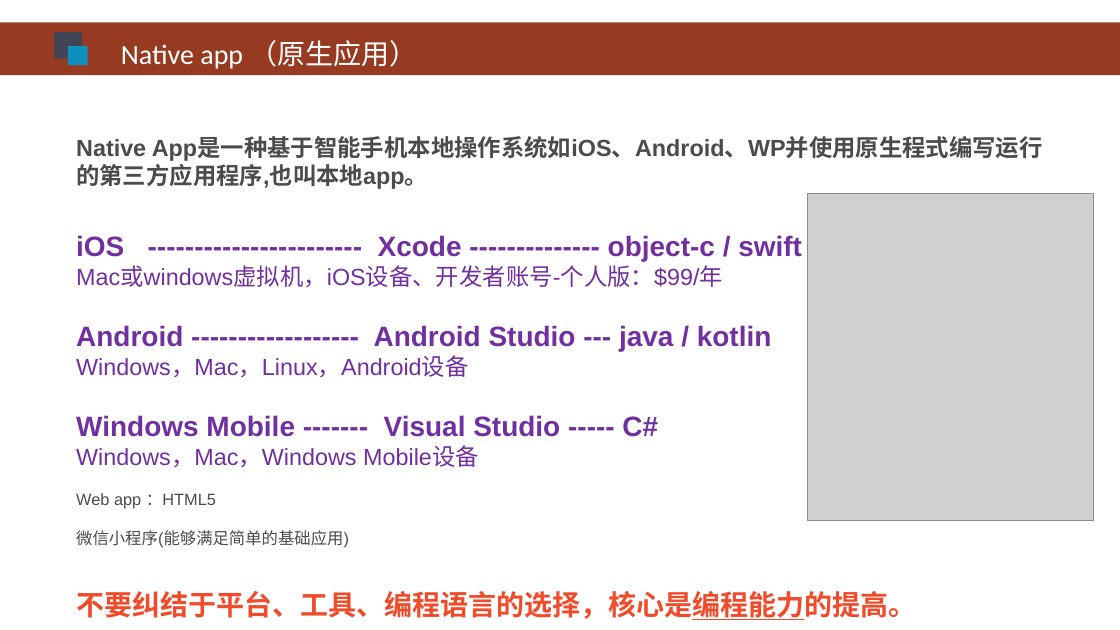
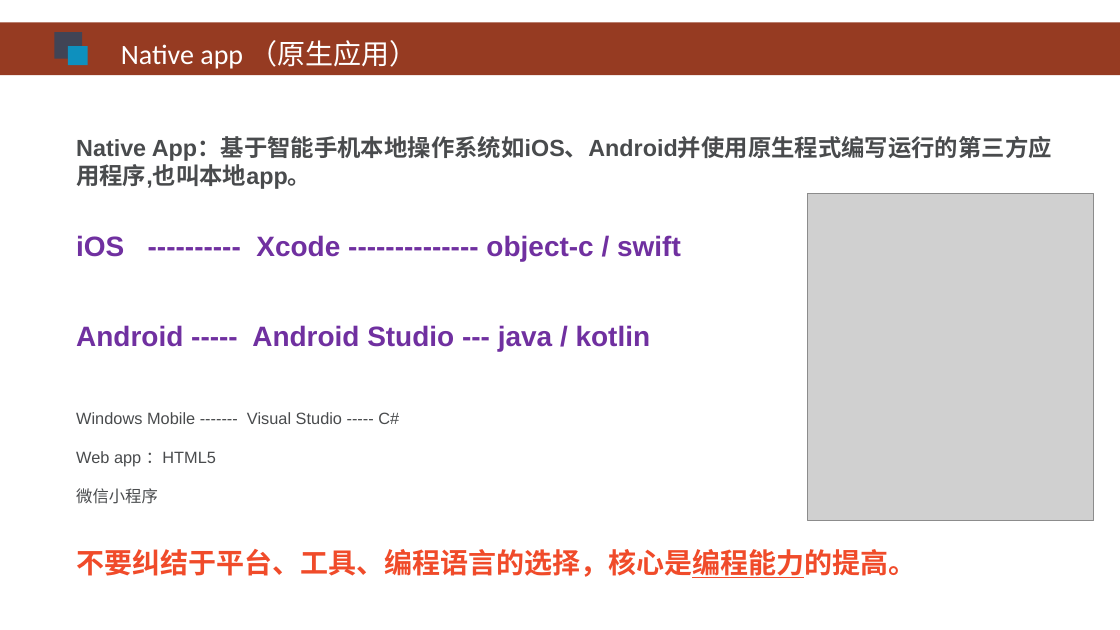
Before and after one commit to HBU/Android-PPT, a slide deck: slide 6 of 00.0 -- 移动开发 -- 第00章.ppt (slide 7 before the commit). Drawn at 1120x630 pixels with LibreOffice and Linux fonts; fonts in the diff are those of the drawing; grey boxes stand for pictures; background and template pictures are left out. Boxes give left, top, right and bottom in pixels: in the first picture for what was removed or moved away, otherwise in the second. Text is boxed around its words. In the diff, an @@ line names an element or a change of style, - is before the commit and + after.

```diff
--- a/00.0 -- 移动开发 -- 第00章.ppt
+++ b/00.0 -- 移动开发 -- 第00章.ppt
@@ text at (x1=76, y1=138, x2=1052, y2=351): text changed; size 20 to 24 pt @@
-Native App是一种基于智能手机本地操作系统如iOS、Android、WP并使用原生程式编写运行的第三方应用程序,也叫本地app。
-iOS ----------------------- Xcode -------------- object-c / swift
-Mac或windows虚拟机，iOS设备、开发者账号-个人版：$99/年
-Android ------------------ Android Studio --- java / kotlin
-Windows，Mac，Linux，Android设备
+Native App：基于智能手机本地操作系统如iOS、Android并使用原生程式编写运行的第三方应用程序,也叫本地app。
+iOS ---------- Xcode -------------- object-c / swift
+Android ----- Android Studio --- java / kotlin
@@ text at (x1=76, y1=412, x2=399, y2=424): size 24 to 14 pt, text colour #7030A0 to #494B4D, bold off in "Windows Mobile ------- Visual Studio ----- C#" @@
@@ text at (x1=76, y1=446, x2=479, y2=467): paragraph removed @@
-Windows，Mac，Windows Mobile设备
@@ text at (x1=76, y1=488, x2=158, y2=504): text changed @@
-微信小程序(能够满足简单的基础应用)
+微信小程序
```
Also in this commit, not shown: 4 other slides changed, 1 slide removed, 1 other file.
